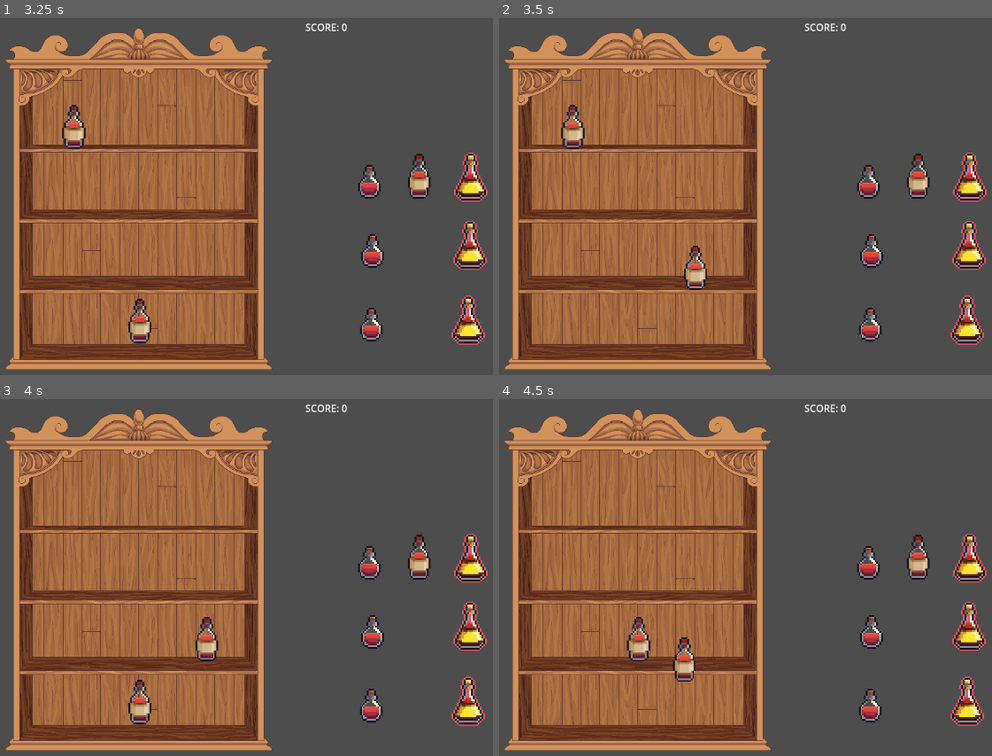
Above: before the commit, frames 1-4 (two rows, left to right).
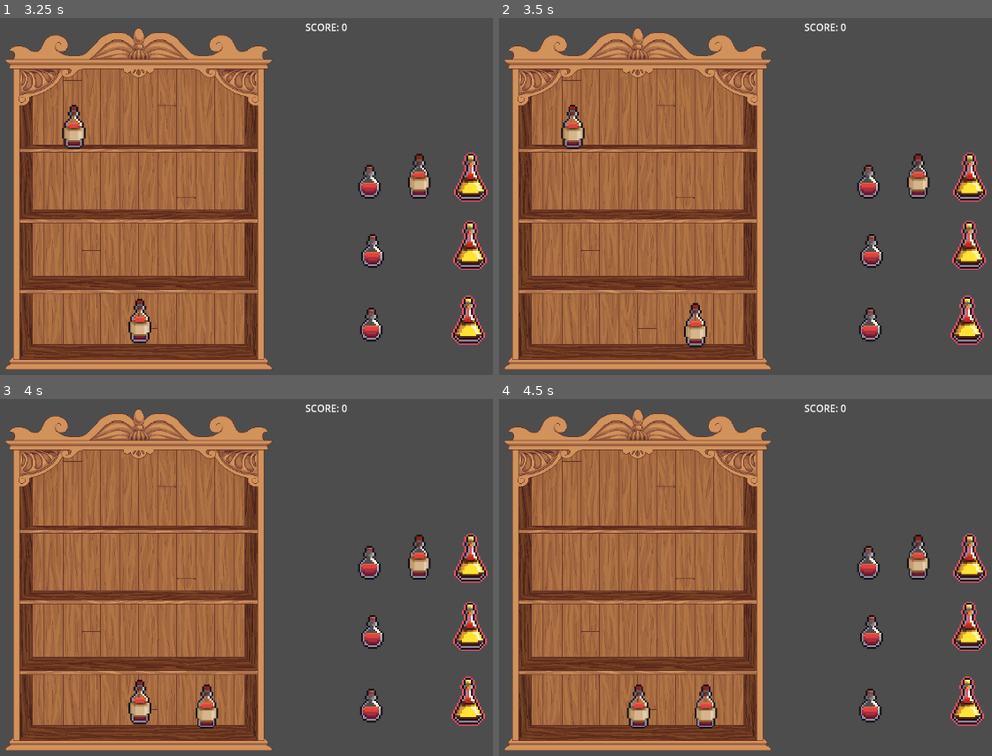
Above: after the commit, the same moments.

Repository: TAVI0/alignipottins
Game: Godot game, scene res://main.tscn
Same seed, same stepped clock (60 frames per second), same inputs: the game is played once before the commit and once after it.
Inputs (mouse positions are in pixels of both pictures, inside the frame that each line leads up to):
- Up to frame 1 (3.25 s): drag from (419, 317) to (138, 121) at 0.52 s; drag from (419, 246) to (138, 121) at 1.27 s; move the mouse to (207, 125) at 2.02 s; press the mouse at (207, 125) at 2.03 s; release the mouse at (207, 125) at 2.75 s; tap Enter at 2.75 s; drag from (138, 125) to (138, 321) at 2.77 s
- Up to frame 2 (3.5 s): no input
- Up to frame 3 (4 s): drag from (73, 506) to (138, 702) at 3.52 s
- Up to frame 4 (4.5 s): drag from (706, 638) to (637, 702) at 4.27 s

Frame 1 is identical in both runs. In frame 2, 0.8% of the frame differs, in the area x 37-43%, y 63-93%; in frame 3, 0.8%; in frame 4, 1.6%, in the area x 25-45%, y 61-93%.

Commit message:
arreglo bug estanteria llena

Diff:
--- a/main.tscn
+++ b/main.tscn
@@ -63,14 +63,14 @@
 position = Vector2(-49.249, 2.98023e-07)
 
 [node name="Shelves2" type="Area2D" parent="shelf"]
-position = Vector2(0.821153, 60.662)
+position = Vector2(0.821144, 108.916)
 scale = Vector2(0.910721, 0.968849)
 collision_layer = 4
 collision_mask = 2
 script = ExtResource("2_qku1a")
 
 [node name="CollisionShape2D" type="CollisionShape2D" parent="shelf/Shelves2"]
-position = Vector2(1.3008e-05, 52.1771)
+position = Vector2(-7.62939e-06, 2.13942)
 shape = SubResource("RectangleShape2D_ve4tk")
 
 [node name="Markers" type="Node2D" parent="shelf/Shelves2"]
@@ -145,14 +145,14 @@
 position = Vector2(-49.249, 2.98023e-07)
 
 [node name="Shelves4" type="Area2D" parent="shelf"]
-position = Vector2(0.821153, 159.008)
+position = Vector2(0.821153, 209.56)
 scale = Vector2(0.910721, 0.968849)
 collision_layer = 4
 collision_mask = 2
 script = ExtResource("2_qku1a")
 
 [node name="CollisionShape2D" type="CollisionShape2D" parent="shelf/Shelves4"]
-position = Vector2(-7.62939e-06, 54.3165)
+position = Vector2(-7.62939e-06, 2.13942)
 shape = SubResource("RectangleShape2D_ve4tk")
 
 [node name="Markers" type="Node2D" parent="shelf/Shelves4"]
--- a/scripts/shelves.gd
+++ b/scripts/shelves.gd
@@ -36,6 +36,9 @@
 		await move_to_marker(decoration, empty_marker)
 		var content_marker=empty_marker.get_child(0)
 		decoration.reparent(content_marker)
+	else:
+		decoration.return_to_position()
+		print("mmmh rari")
 
 func move_to_marker(node: Node2D, marker: Marker2D):
 	var tween = get_tree().create_tween().tween_property(
